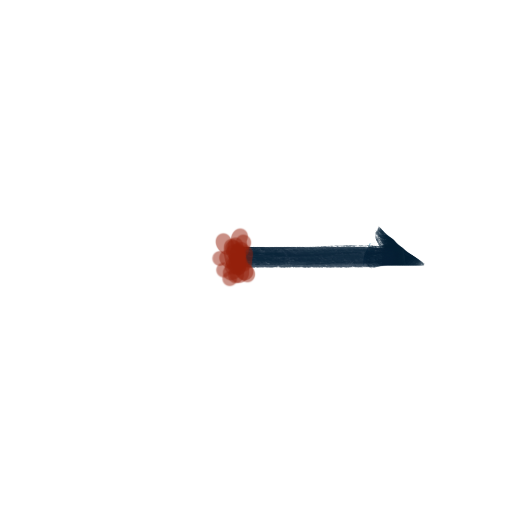
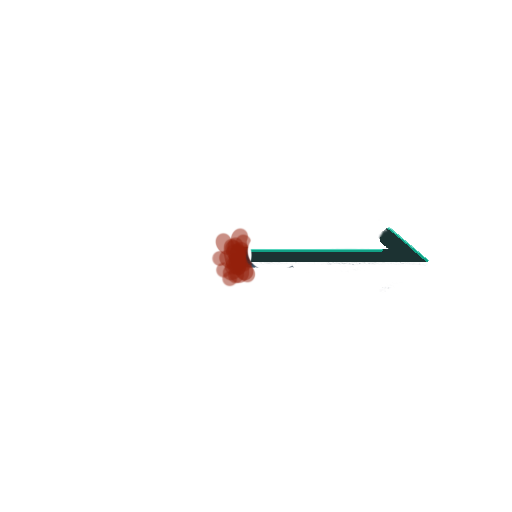
Layered file, before and after one edit (512px x 512px). Changes by layer:
added layer "Spear" above "From selection" over [246, 226, 429, 292]
painted on "From selection" over [246, 226, 425, 269]
